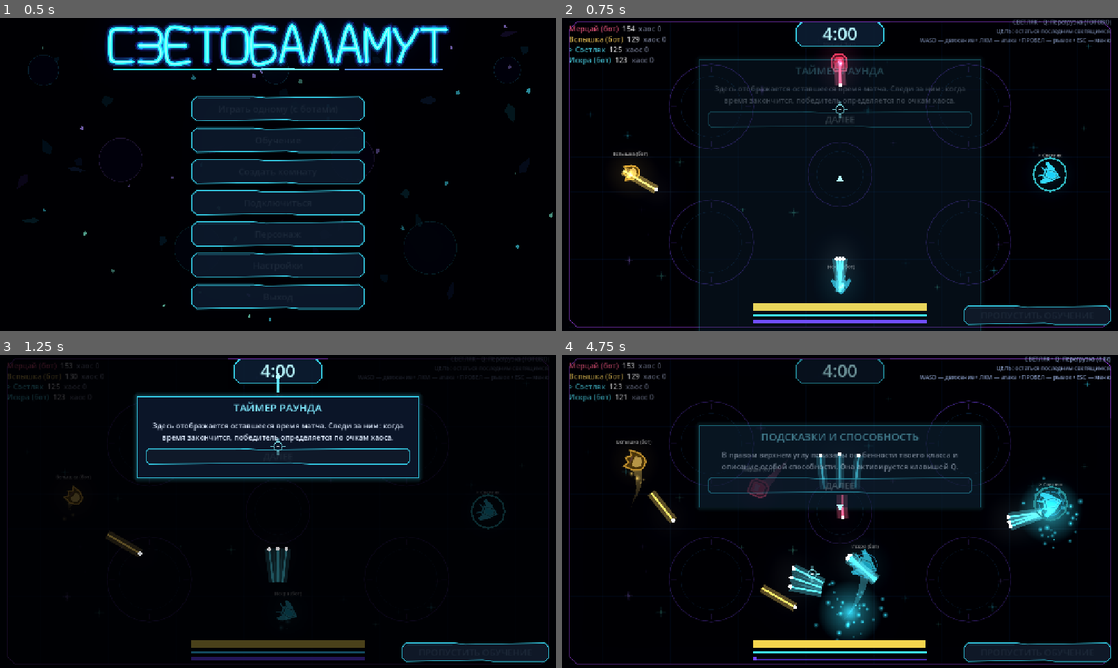
Above: before the commit, frames 1-4 (two rows, left to right).
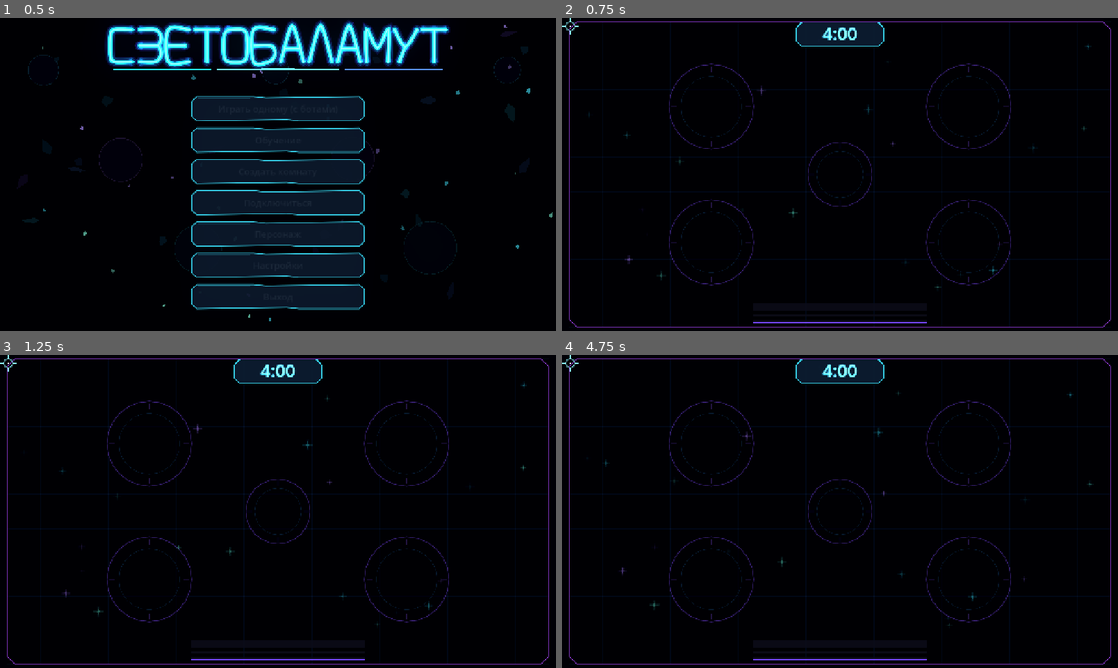
Above: after the commit, the same moments.

Repository: DvoreZZKy/svetobalamut
Game: Godot game, scene res://scenes/menu.tscn
Same seed, same stepped clock (60 frames per second), same inputs: the game is played once before the commit and once after it.
Inputs (mouse positions are in pixels of both pictures, inside the frame that each line leads up to):
- Up to frame 1 (0.5 s): no input
- Up to frame 2 (0.75 s): click "Играть одному (с ботами)" at 0.5 s
- Up to frame 3 (1.25 s): no input
- Up to frame 4 (4.75 s): tap Enter (restart) at 1.25 s; move the mouse to (962, 495) at 1.27 s; press the mouse at (962, 495) at 1.28 s; hold D (right) 1.28-2 s; tap Q (ability) at 1.35, 3.05, 3.6, 4.55 s; release the mouse at (962, 495) at 2 s; click (840, 455) at 2 s, where only the run before the commit has a clickable "ДАЛЕЕ"; move the mouse to (728, 527) at 2.77 s; hold S (down) 2.78-3.53 s; click (728, 527) at 2.85 s; move the mouse to (895, 442) at 3.52 s; press the mouse at (895, 442) at 3.53 s; hold D (right) 3.53-4.28 s; move the mouse to (812, 574) at 4.27 s; release the mouse at (812, 574) at 4.28 s; hold W (up) from 4.28 s (still down); tap Space (dash) at 4.35 s; click (812, 574) at 4.42 s

Frame 1 is identical in both runs. In frame 2, 9.8% of the frame differs, in the area x 0-99%, y 0-100%; in frame 3, 20%; in frame 4, 23%, in the area x 0-99%, y 0-99%.
Error after the commit: Parse Error: Cannot infer the type of "direction" variable because the value doesn't have a set type. (res://scripts/sim.gd:265)

Commit message:
Give Capsule a radial melee shockwave

Diff:
--- a/scripts/sim.gd
+++ b/scripts/sim.gd
@@ -213,23 +213,26 @@
 
 	var shot_cost: float = 1.5 if p.kind == 0 else SHOT_COST
 	if want_fire and p.fire_cd <= 0.0 and p.light > shot_cost + 0.5:
-		var spread_count := 3 if p.kind == 0 else 1
-		for shot_i in spread_count:
-			var spread := (float(shot_i) - 1.0) * 0.12 if spread_count == 3 else 0.0
-			var ang: float = p.aim.angle() + spread + rng.randf_range(-0.018, 0.018)
-			var dir := Vector2.from_angle(ang)
-			var bolt_speed := 880.0 if p.kind == 1 else (960.0 if p.kind == 3 else (1480.0 if p.kind == 2 else BULLET_SPEED))
-			var bolt_radius := 11.0 if p.kind == 3 else (10.0 if p.kind == 1 else 6.0)
-			var damage_mult := 0.42 if p.kind == 0 else 1.0
-			bullets.append({"id": next_id, "pos": p.pos + dir * 34.0, "vel": dir * bolt_speed + p.vel * 0.25,
-				"owner": p.id, "life": 1.4, "bn": 0, "dmg": BULLET_DMG * p.attack * damage_mult,
-				"radius": bolt_radius})
-			next_id += 1
-		p.light -= shot_cost
-		var haste := 0.52 if p.kind == 0 and p.ability_t > 0.0 else 1.0
-		p.fire_cd = p.fire_rate * haste
-		p.vel -= p.aim * 55.0
-		events.append({"t": "shot", "x": p.pos.x, "y": p.pos.y, "c": p.ci})
+		if p.kind == 1:
+			_capsule_shockwave(p)
+		else:
+			var spread_count := 3 if p.kind == 0 else 1
+			for shot_i in spread_count:
+				var spread := (float(shot_i) - 1.0) * 0.12 if spread_count == 3 else 0.0
+				var ang: float = p.aim.angle() + spread + rng.randf_range(-0.018, 0.018)
+				var dir := Vector2.from_angle(ang)
+				var bolt_speed := 960.0 if p.kind == 3 else (1480.0 if p.kind == 2 else BULLET_SPEED)
+				var bolt_radius := 11.0 if p.kind == 3 else 6.0
+				var damage_mult := 0.42 if p.kind == 0 else 1.0
+				bullets.append({"id": next_id, "pos": p.pos + dir * 34.0, "vel": dir * bolt_speed + p.vel * 0.25,
+					"owner": p.id, "life": 1.4, "bn": 0, "dmg": BULLET_DMG * p.attack * damage_mult,
+					"radius": bolt_radius})
+				next_id += 1
+			p.light -= shot_cost
+			var haste := 0.52 if p.kind == 0 and p.ability_t > 0.0 else 1.0
+			p.fire_cd = p.fire_rate * haste
+			p.vel -= p.aim * 55.0
+			events.append({"t": "shot", "x": p.pos.x, "y": p.pos.y, "c": p.ci})
 
 	var spd_ratio: float = p.vel.length() / SPEED
 	p.light -= MOVE_COST * minf(spd_ratio, 1.2) * dt
@@ -245,6 +248,43 @@
 	if p.light <= 0.0 and not p.decoy:
 		# Credit a kill only for a recent hit; otherwise this is starvation (no stale kill credit).
 		_make_shadow(p, p.last_hit if p.hit_age < 4.0 else 0, false)
+
+
+func _capsule_shockwave(p: Dictionary) -> void:
+	const WAVE_RADIUS := 172.0
+	const WAVE_DAMAGE := 24.0
+	const WAVE_PUSH := 760.0
+	var center: Vector2 = p.pos
+	for target in players.values():
+		if target.id == p.id or target.shadow or target.decoy or target.inv > 0.0:
+			continue
+		var offset: Vector2 = target.pos - center
+		var distance := offset.length()
+		if distance > WAVE_RADIUS:
+			continue
+		var direction := offset.normalized() if distance > 0.01 else p.aim
+		_damage(target, WAVE_DAMAGE * p.attack, p.id, false)
+		target.vel += direction * WAVE_PUSH * (1.0 - 0.25 * distance / WAVE_RADIUS)
+	for eater in eaters:
+		if eater.dead:
+			continue
+		var offset: Vector2 = eater.pos - center
+		var distance := offset.length()
+		if distance > WAVE_RADIUS:
+			continue
+		eater.hp -= 2
+		eater.flash = 0.18
+		eater.vel += (offset.normalized() if distance > 0.01 else p.aim) * WAVE_PUSH * 0.65
+		if eater.hp <= 0:
+			eater.dead = true
+			events.append({"t": "eat", "x": eater.pos.x, "y": eater.pos.y, "c": p.ci})
+			p.light = minf(p.max_light, p.light + 9.0)
+		else:
+			events.append({"t": "hit", "x": eater.pos.x, "y": eater.pos.y, "c": p.ci})
+	p.light -= SHOT_COST
+	p.fire_cd = p.fire_rate
+	events.append({"t": "shockwave", "x": center.x, "y": center.y, "c": p.ci, "r": WAVE_RADIUS})
+	shake_req = maxf(shake_req, 5.0)
 
 
 func _use_ability(p: Dictionary) -> void:
